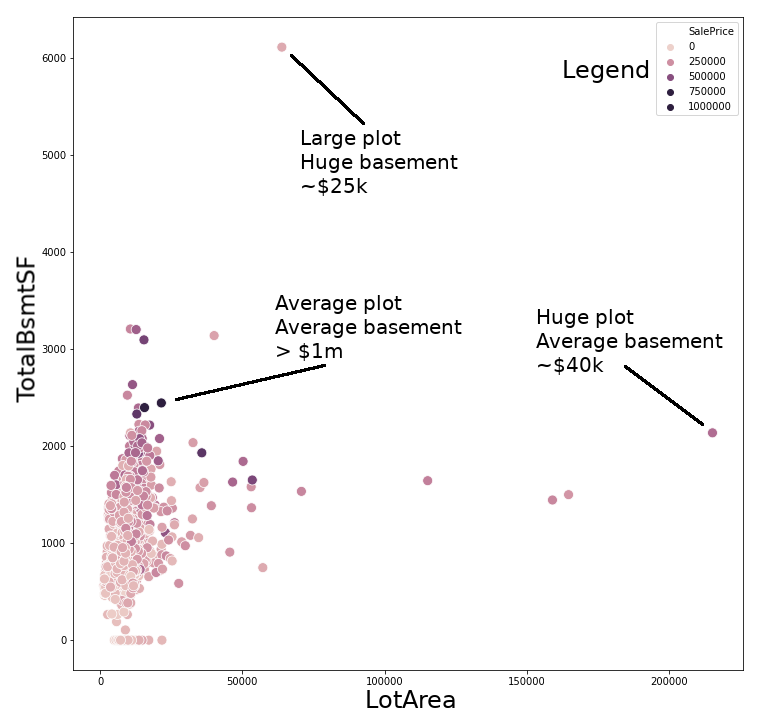
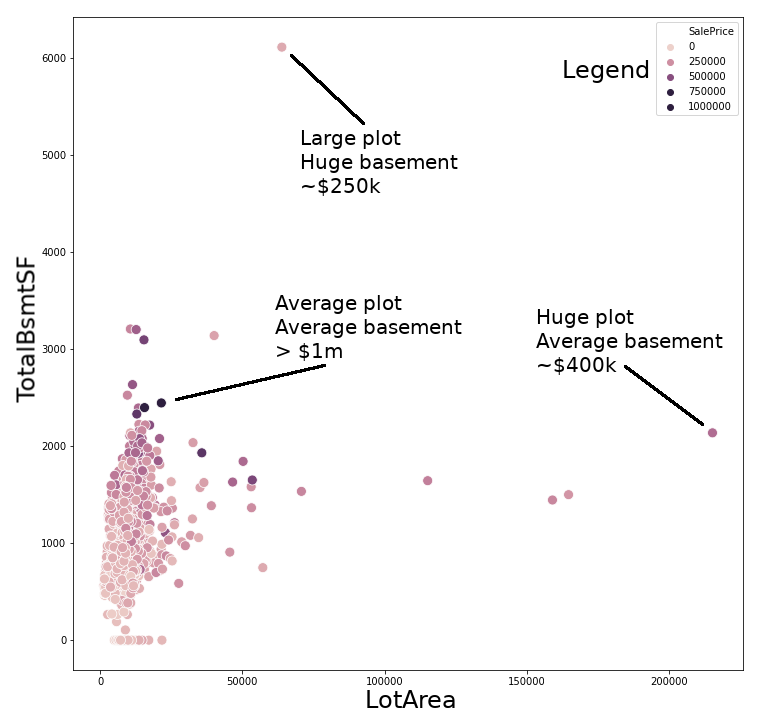
Two versions of the same layered image (774 x 717). Layer-by-layer changes:
painted on "Huge plot ..." over 593, 357, 617, 372
painted on "Large plot ..." over 357, 178, 381, 193
